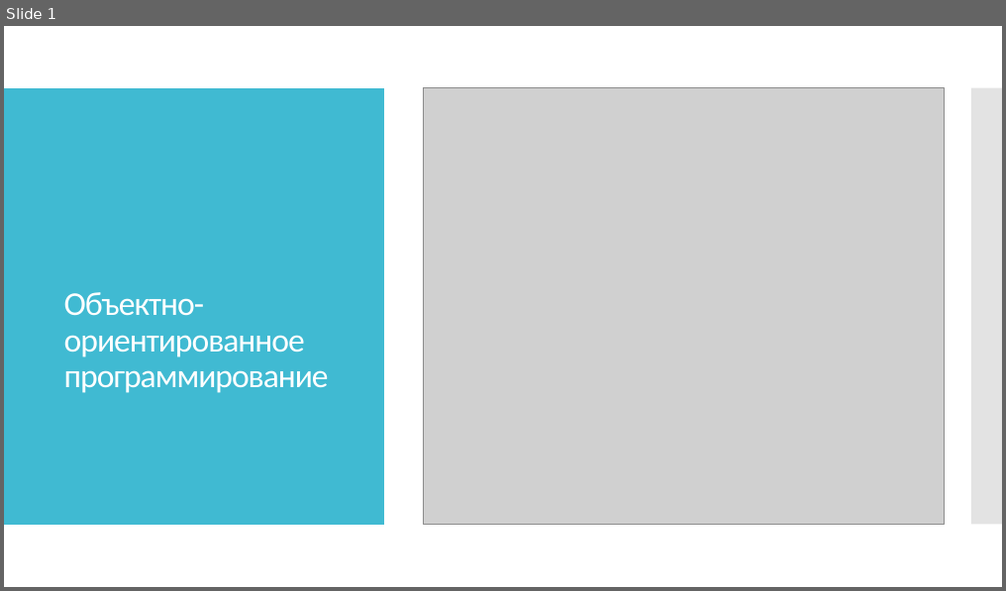
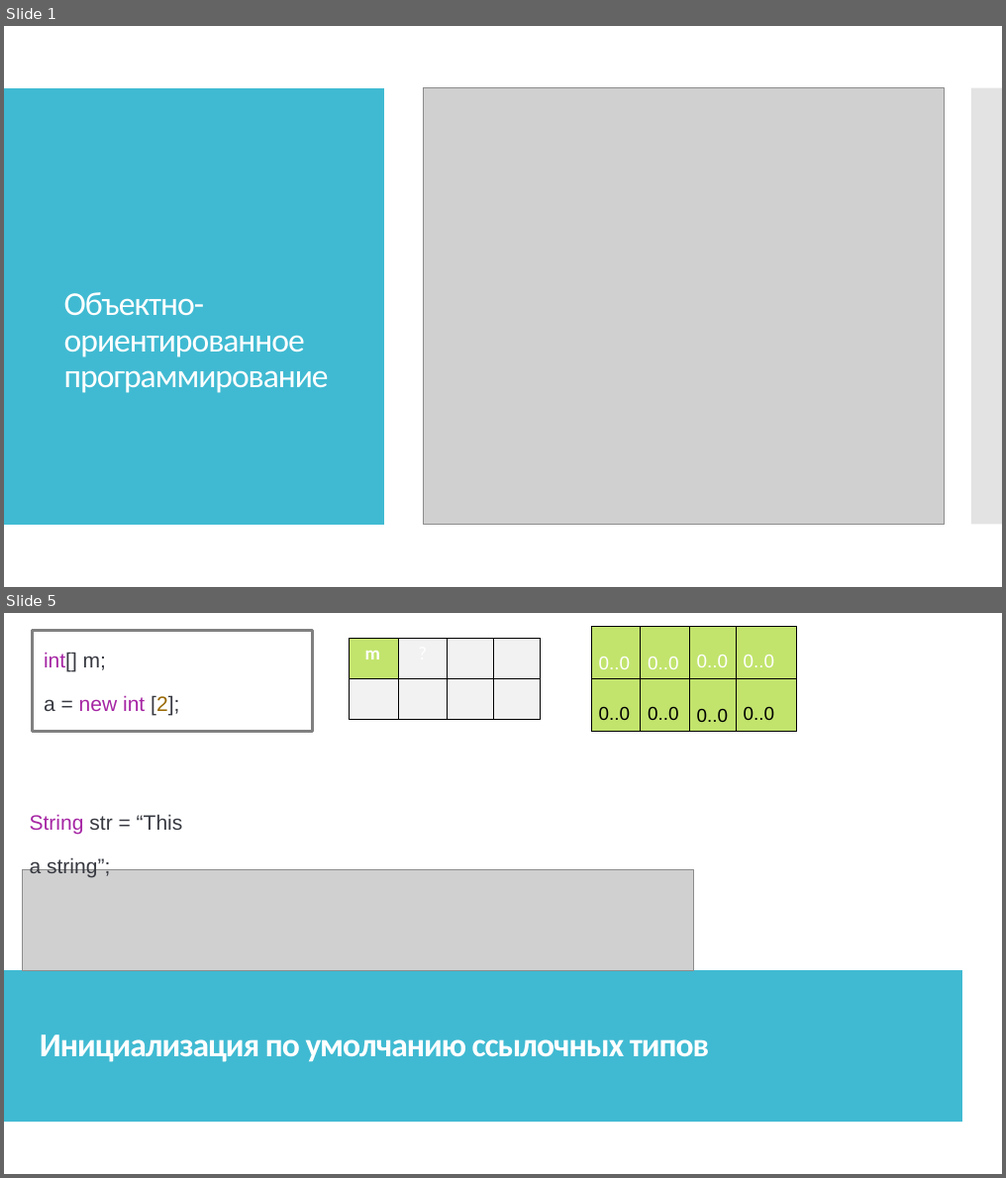
Before and after one commit to IriEfremova/LessonsCube, a slide deck: Samsung/Lesson12/PrincipOOP.pptx. Shown one above the other, each under a label of ours: slide 1 before the commit, slides 1 and 5 after it; the slides between them are not shown. The pictures are 1006x591 and 1006x1178 pixels, drawn with LibreOffice and Linux fonts; fonts in the diff are those of the drawing; grey boxes stand for pictures. Boxes give left, top, right and bottom in pixels: in the first picture for what was removed or moved away, otherwise in the second. Text is boxed around its words. In the diff, an @@ line names an element or a change of style, - is before the commit and + after.

```diff
--- a/Samsung/Lesson12/PrincipOOP.pptx
+++ b/Samsung/Lesson12/PrincipOOP.pptx
@@ slide 5 added at (4,613,1002,1174), background #FFFFFF; not listed: 2 template elements that a slide beside it also shows @@
@@ rectangle added at (4,613,1002,1174), fill #FFFFFF @@
@@ rectangle added at (33,630,313,731), outline #808080 3 pt @@
@@ table added at (350,639,540,720), 2 rows, 4 columns @@
+m | ? |  | 
+ |  |  | 
@@ table added at (591,627,795,731), 2 rows, 4 columns @@
+0..0 | 0..0 | 0..0 | 0..0
+0..0 | 0..0 | 0..0 | 0..0
@@ text added at (44,652,179,716), 20 pt, text #A626A4 @@
+int[] m;
+a = new int [2];
@@ text added at (30,814,183,877), 20 pt, text #383A42 @@
+String str = “This
+a string”;
@@ picture added at (22,869,693,970) @@
@@ rectangle added at (4,970,962,1123), fill #40BAD2 @@
@@ text added at (40,1035,709,1062), 32 pt, text #FFFFFF, bold @@
+Инициализация по умолчанию ссылочных типов
```
Also in this commit, not shown: 15 other slides added, 20 slides removed.
